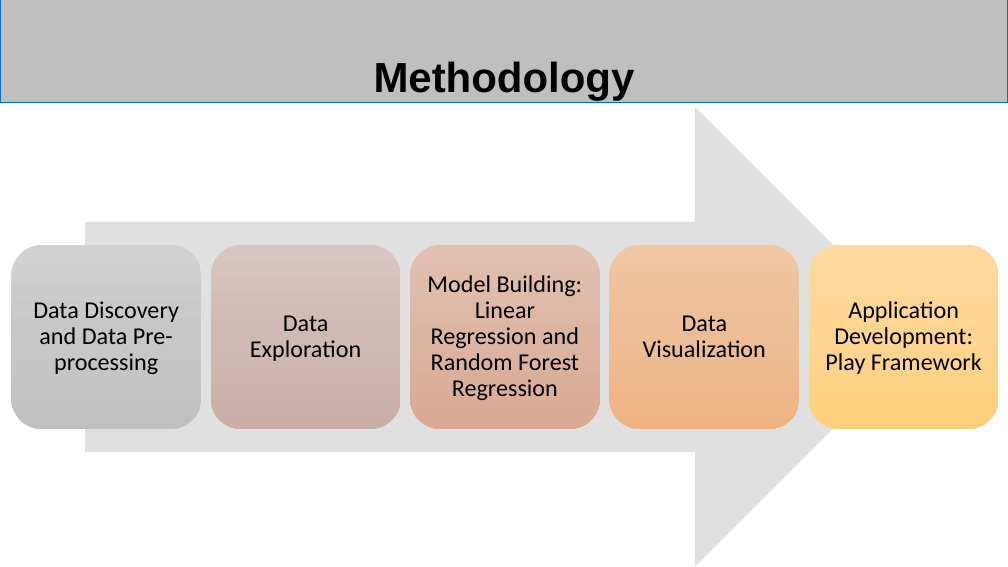
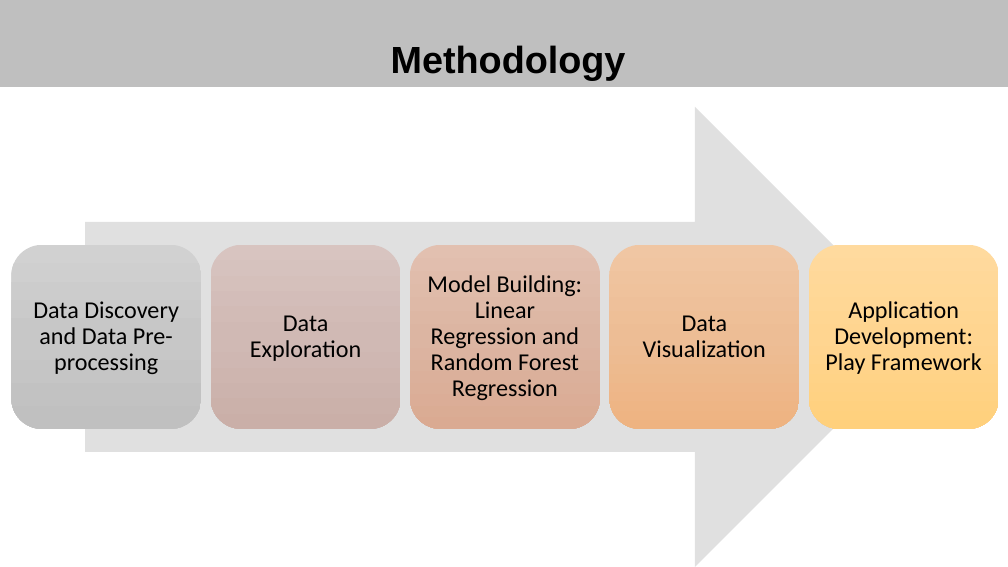
Before and after one commit to yingy4/ScalaProject_Team-6_Fall2017, a slide deck: slide 4 of Presentations/Planning_Presentation.pptx. Drawn at 1008x567 pixels with LibreOffice and Linux fonts; fonts in the diff are those of the drawing. Boxes give left, top, right and bottom in pixels: in the first picture for what was removed or moved away, otherwise in the second. Text is boxed around its words. In the diff, an @@ line names an element or a change of style, - is before the commit and + after.

```diff
--- a/Presentations/Planning_Presentation.pptx
+++ b/Presentations/Planning_Presentation.pptx
@@ title "Methodology": place and size @@
-title "Methodology" at [0,0,1008,103]
+title "Methodology" at [0,0,1008,87]
@@ title "Methodology" at [0,0,1008,87]: size 40 to 36 pt; line spacing 2 to 0.9; rectangle to title; outline #0070C0 0.75 pt to none @@
```
Also in this commit, not shown: 5 other slides changed.
